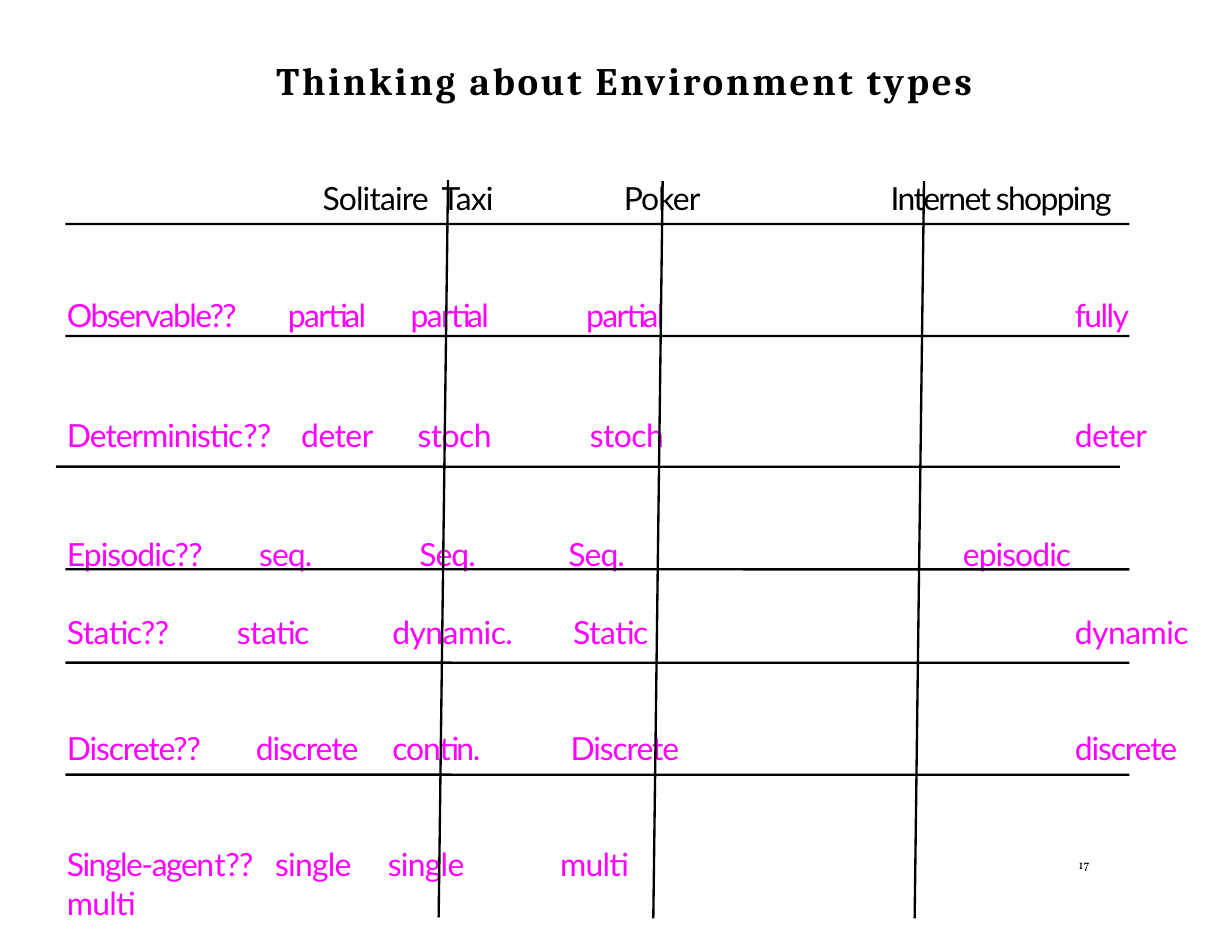
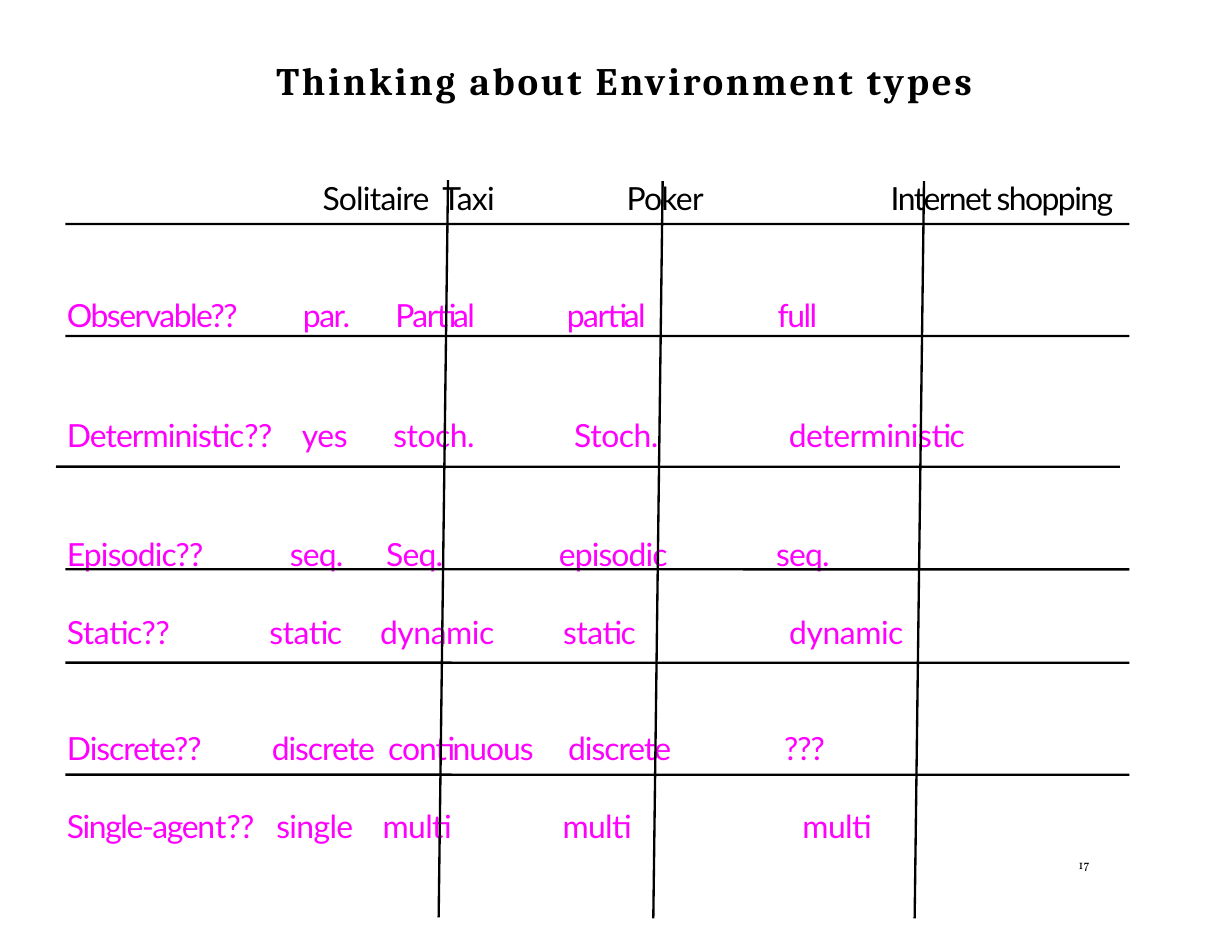
Before and after one commit to tdhock/2023-08-artificial-intelligence, a slide deck: slide 17 of slides/chapter2.pptx. Drawn at 1232x952 pixels with LibreOffice and Linux fonts; fonts in the diff are those of the drawing. Boxes give left, top, right and bottom in pixels: in the first picture for what was removed or moved away, otherwise in the second. Text is boxed around its words. In the diff, an @@ line names an element or a change of style, - is before the commit and + after.

```diff
--- a/slides/chapter2.pptx
+++ b/slides/chapter2.pptx
@@ text at (323, 182, 1113, 216): letter spacing -0.6 to -0.5 pt in "Solitaire Taxi Poker"; letter spacing -1.1 to -1 pt in "Internet shopping" @@
@@ text at (67, 299, 965, 844): text changed @@
-Observable?? partial partial partial fully
-Deterministic?? deter stoch stoch deter
-Episodic?? seq. Seq. Seq. episodic
-Static?? static dynamic. Static dynamic
-Discrete?? discrete contin. Discrete discrete
-Single-agent?? single single multi multi
+Observable?? par. Partial partial full
+Deterministic?? yes stoch. Stoch. deterministic
+Episodic?? seq. Seq. episodic seq.
+Static?? static dynamic static dynamic
+Discrete?? discrete continuous discrete ???
+Single-agent?? single multi multi multi
```
Also in this commit, not shown: 8 other slides changed, 1 other file.
